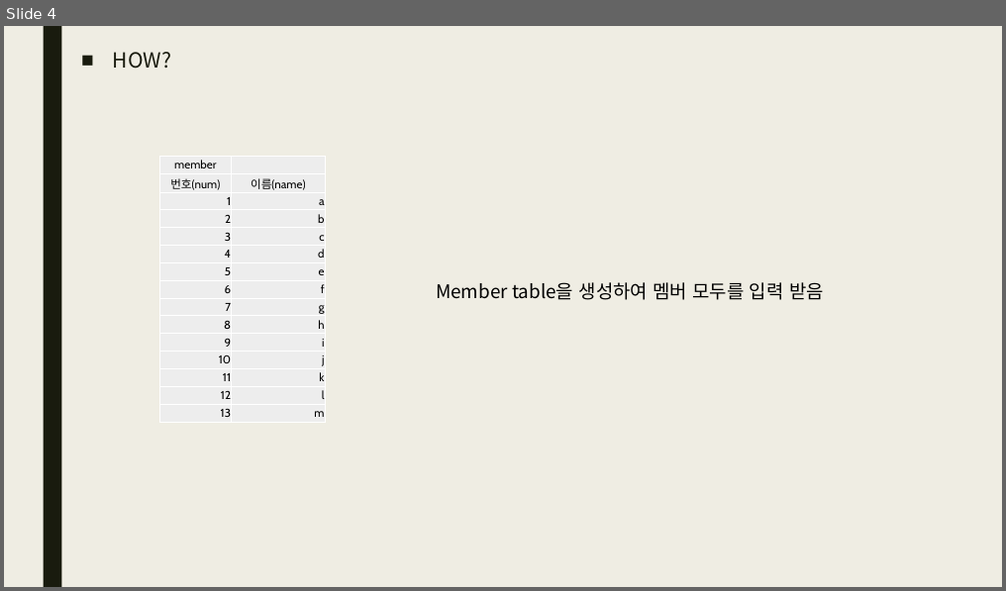
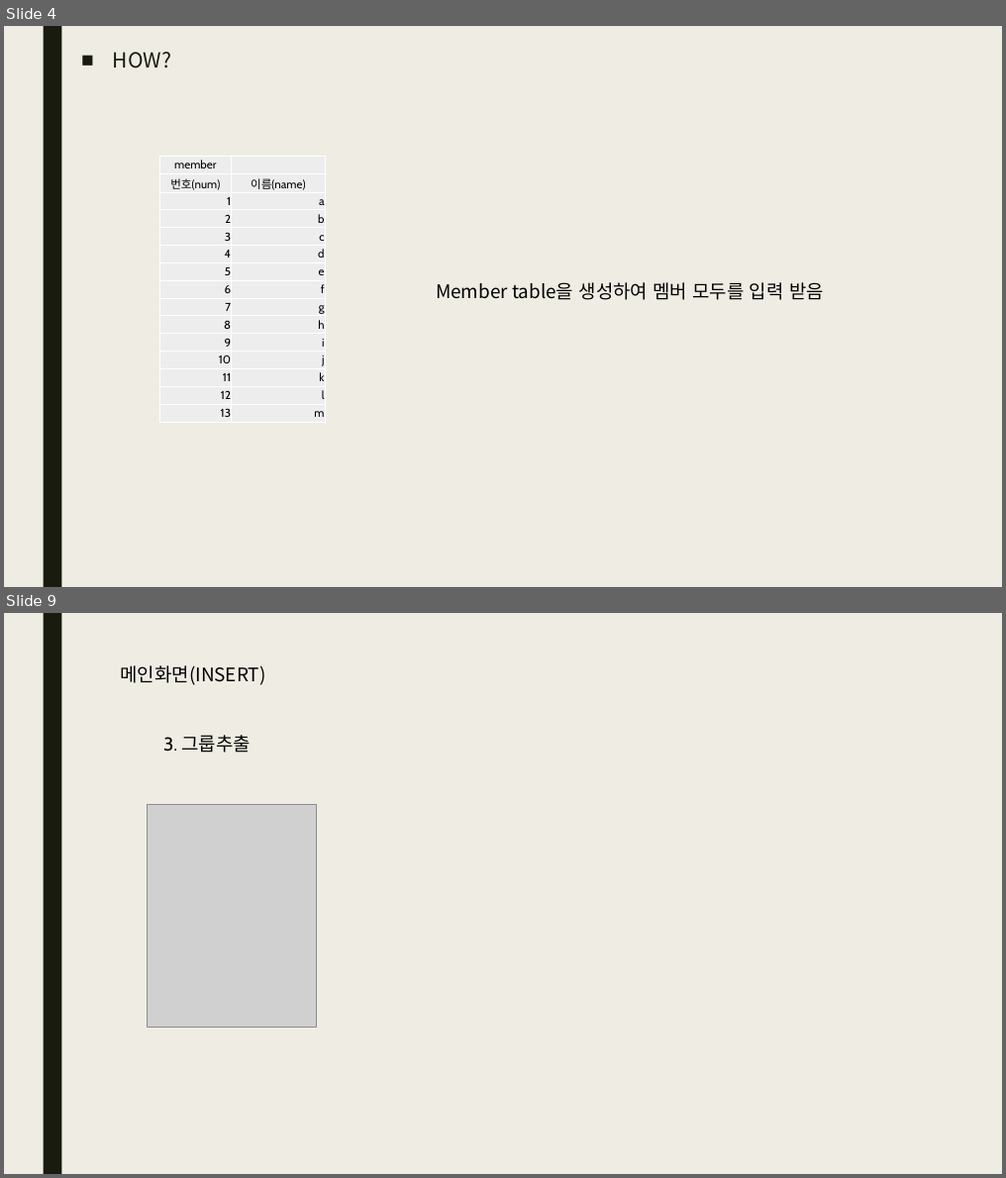
Before and after one commit to qhftkf1/02.S01_GroupMaker, a slide deck: S01_그룹 지정하기.pptx. Shown one above the other, each under a label of ours: slide 4 before the commit, slides 4 and 9 after it; the slides between them are not shown. The pictures are 1006x591 and 1006x1178 pixels, drawn with LibreOffice and Linux fonts; fonts in the diff are those of the drawing; grey boxes stand for pictures. Boxes give left, top, right and bottom in pixels: in the first picture for what was removed or moved away, otherwise in the second. Text is boxed around its words. In the diff, an @@ line names an element or a change of style, - is before the commit and + after.

```diff
--- a/S01_그룹 지정하기.pptx
+++ b/S01_그룹 지정하기.pptx
@@ slide 9 added at (4, 613, 1002, 1174), background #EFEDE3; not listed: 1 template element that a slide beside it also shows @@
@@ text added at (121, 665, 266, 685), 18 pt, text #000000 @@
+메인화면(INSERT)
@@ text added at (163, 735, 252, 753), 18 pt, text #000000 @@
+3. 그룹추출
@@ picture added at (147, 805, 317, 1028) @@
```
Also in this commit, not shown: 1 slide changed, 6 other slides added, 8 other files.
